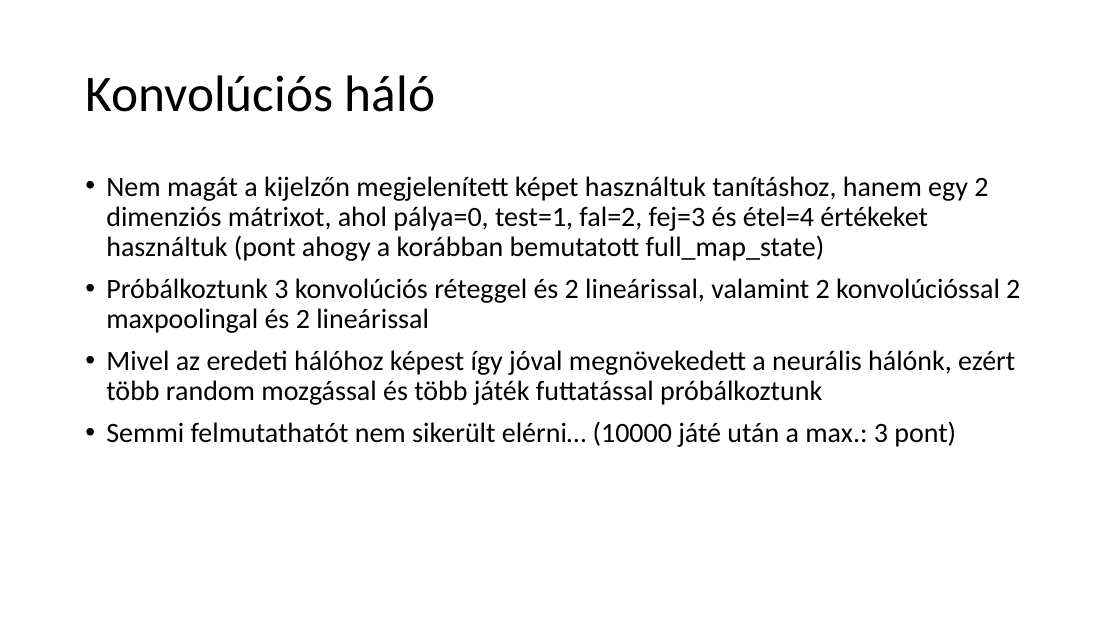
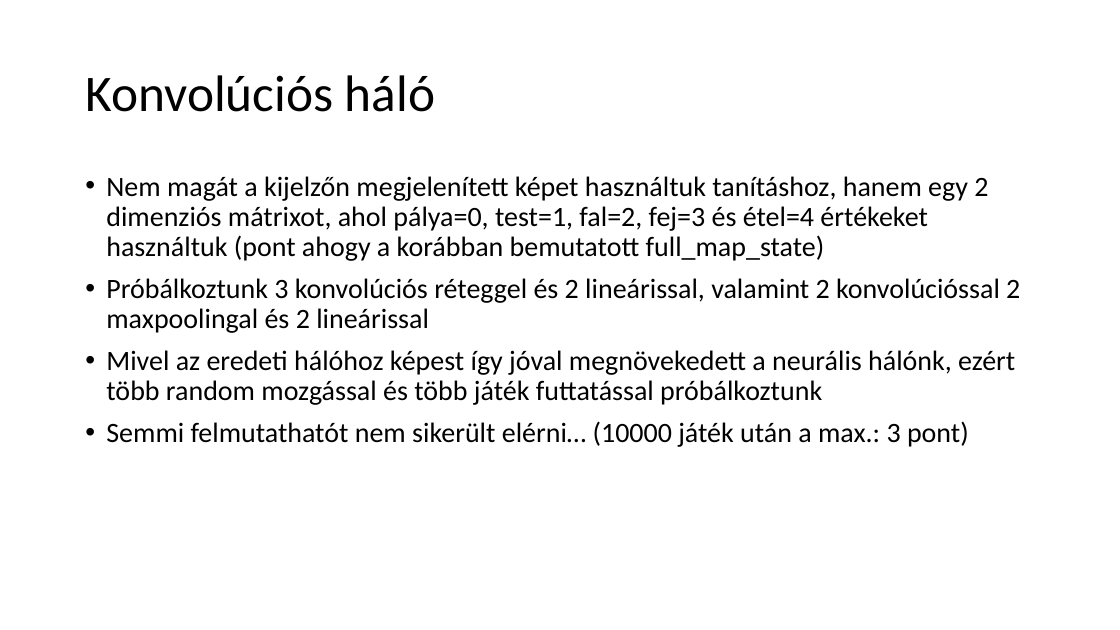
Before and after one commit to kunmts/Snake_AI_gyak, a slide deck: slide 11 of Projektmunka_KarlJanos_KunMatyas.pptx. Drawn at 1120x630 pixels with LibreOffice and Linux fonts; fonts in the diff are those of the drawing. Boxes give left, top, right and bottom in pixels: in the first picture for what was removed or moved away, otherwise in the second. Text is boxed around its words. In the diff, an @@ line names an element or a change of style, - is before the commit and + after.

```diff
--- a/Projektmunka_KarlJanos_KunMatyas.pptx
+++ b/Projektmunka_KarlJanos_KunMatyas.pptx
@@ text at <box>106,421,969,447</box>: text changed @@
-• Semmi felmutathatót nem sikerült elérni… (10000 játé után a max.: 3 pont)
+• Semmi felmutathatót nem sikerült elérni… (10000 játék után a max.: 3 pont)
```
Also in this commit, not shown: 4 other slides changed.
